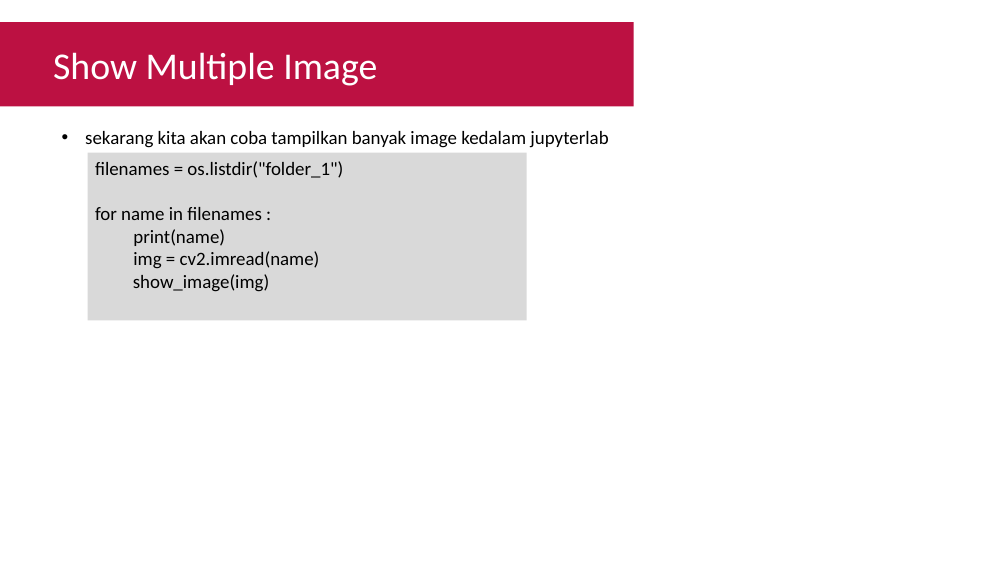
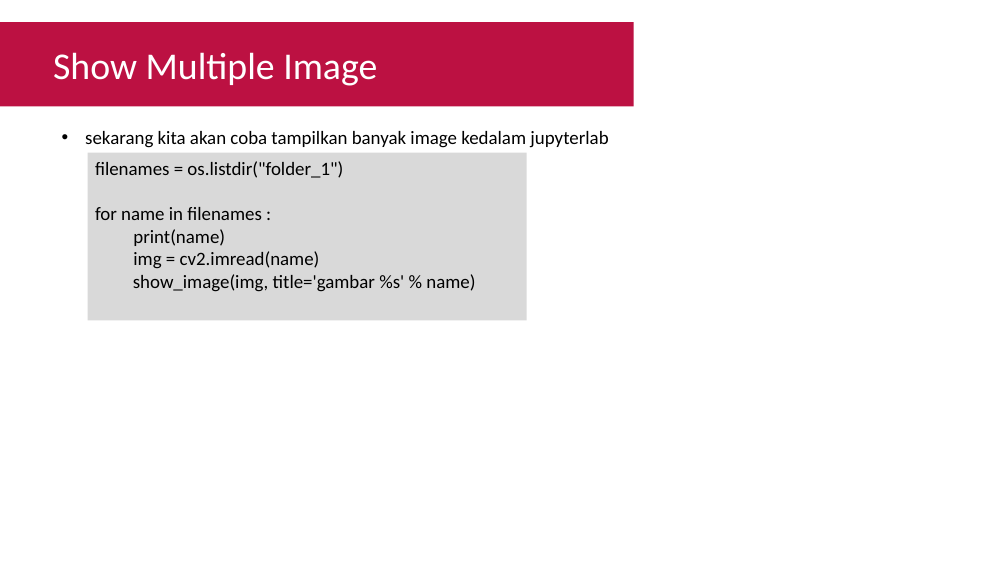
Before and after one commit to Muhammad-Yunus/Materi-Training, a slide deck: slide 23 of A. Raspberry Pi - Image Processing/#5 - Computer Vision Part 1 (read, show, write image)/P5 - Computer Vision Part 1 (read, show, write image).pptx (slide 22 before the commit). Drawn at 1008x567 pixels with LibreOffice and Linux fonts; fonts in the diff are those of the drawing. Boxes give left, top, right and bottom in pixels: in the first picture for what was removed or moved away, otherwise in the second. Text is boxed around its words. In the diff, an @@ line names an element or a change of style, - is before the commit and + after.

Commit message:
update show function

```diff
--- a/A. Raspberry Pi - Image Processing/#5 - Computer Vision Part 1 (read, show, write image)/P5 - Computer Vision Part 1 (read, show, write image).pptx
+++ b/A. Raspberry Pi - Image Processing/#5 - Computer Vision Part 1 (read, show, write image)/P5 - Computer Vision Part 1 (read, show, write image).pptx
@@ text in rectangle at (x1=133, y1=274, x2=475, y2=292): text changed @@
-  show_image(img)
+  show_image(img, title='gambar %s' % name)
```
Also in this commit, not shown: 1 other slide changed, 1 slide added, 1 other file.
